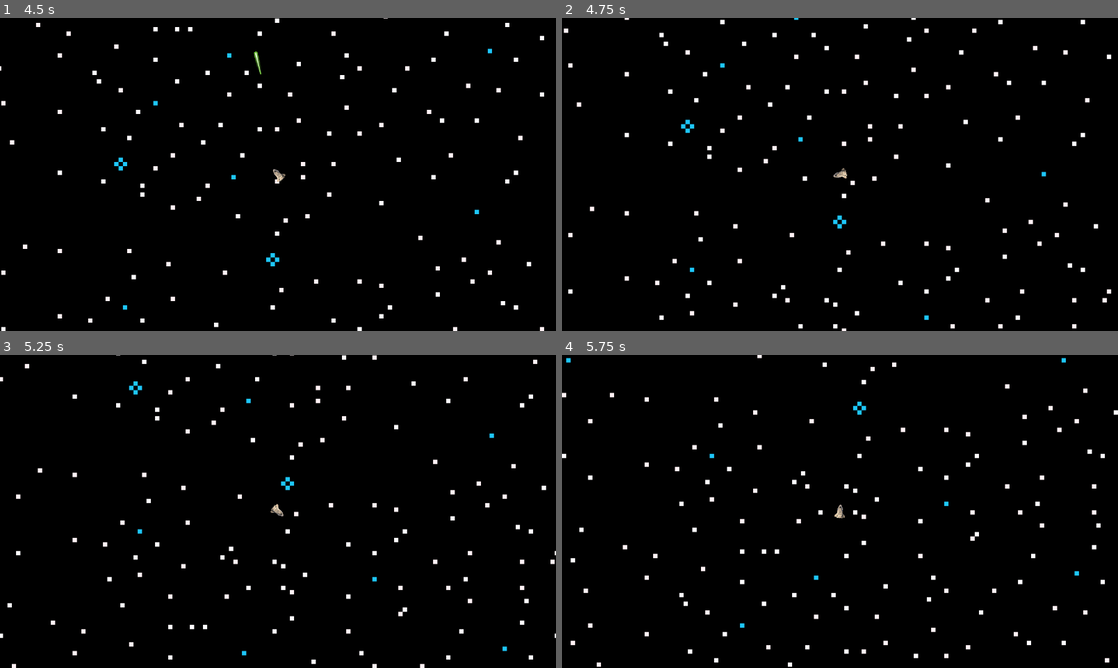
Above: before the commit, frames 1-4 (two rows, left to right).
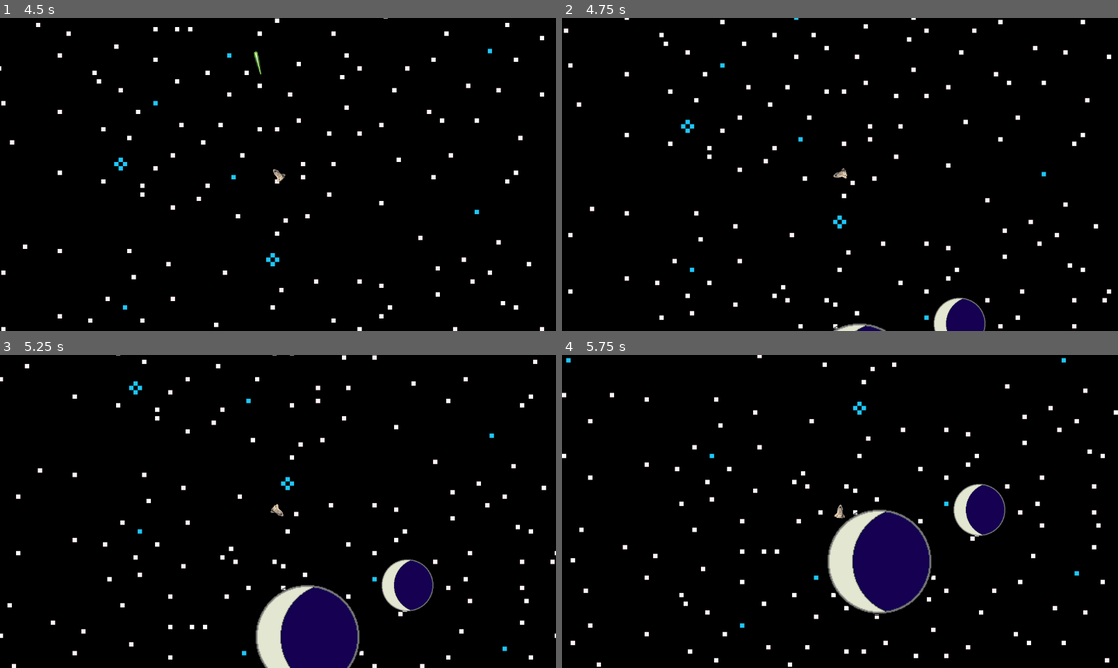
Above: after the commit, the same moments.

Repository: RPeterson0487/spacing-out
Game: Godot game, scene res://TestMain.tscn
Two runs of this game, one before a commit and one after it. Both use one fixed random seed, a clock stepped at 60 frames per second and the inputs below.
Inputs:
- Up to frame 1 (4.5 s): tap Enter at 0.5 s; hold Right (rotateRight) 0.53-1.28 s; hold X (fullStop) 0.53-1.28 s; hold Left (rotateLeft) 1.28-2.03 s; tap Down (rotateOpposite) at 1.35 s; hold Right (rotateRight) 2.03-2.78 s; hold Space (shoot) 2.03-2.78 s; hold Up (forwardThrust) 2.78-3.53 s; tap X (fullStop) at 2.85 s; hold Down (rotateOpposite) 3.53-4.28 s; hold Left (rotateLeft) from 3.53 s (still down); tap Space (shoot) at 4.35 s
- Up to frame 2 (4.75 s): keep holding Left (rotateLeft)
- Up to frame 3 (5.25 s): keep holding Left (rotateLeft); hold X (fullStop) from 5.03 s (still down)
- Up to frame 4 (5.75 s): keep holding Left (rotateLeft); keep holding X (fullStop)

Frame 1 is identical in both runs. In frame 2, 1.0% of the frame differs, in the area x 48-77%, y 89-100%; in frame 3, 5.4%; in frame 4, 6.2%, in the area x 47-80%, y 41-84%.

Commit message:
Started work on planets and stations.

Diff:
--- /dev/null
+++ b/Landable.tscn
@@ -0,0 +1,9 @@
+[gd_scene load_steps=2 format=2]
+
+[ext_resource path="res://assets/art/finalMidnight500.png" type="Texture" id=1]
+
+[node name="Landable" type="Area2D"]
+scale = Vector2( 0.5, 0.5 )
+
+[node name="Sprite" type="Sprite" parent="."]
+texture = ExtResource( 1 )
--- a/TestMain.tscn
+++ b/TestMain.tscn
@@ -1,11 +1,19 @@
-[gd_scene load_steps=3 format=2]
+[gd_scene load_steps=4 format=2]
 
 [ext_resource path="res://Background.tscn" type="PackedScene" id=1]
 [ext_resource path="res://Player.tscn" type="PackedScene" id=2]
+[ext_resource path="res://Landable.tscn" type="PackedScene" id=3]
 
 [node name="TestMain" type="Node2D"]
 
 [node name="Background" parent="." instance=ExtResource( 1 )]
 
+[node name="Landable" parent="." instance=ExtResource( 3 )]
+position = Vector2( 571, 1288 )
+
+[node name="Landable2" parent="." instance=ExtResource( 3 )]
+position = Vector2( 801, 1169 )
+scale = Vector2( 0.25, 0.25 )
+
 [node name="Player" parent="." instance=ExtResource( 2 )]
 position = Vector2( 596, 292 )
Binary file added: assets/art/SS1.png
Binary file added: assets/art/finalMidnight500.png
Binary file added: assets/art/redPlanet500.png
Binary file added: assets/art/yellowPlanet500.png
